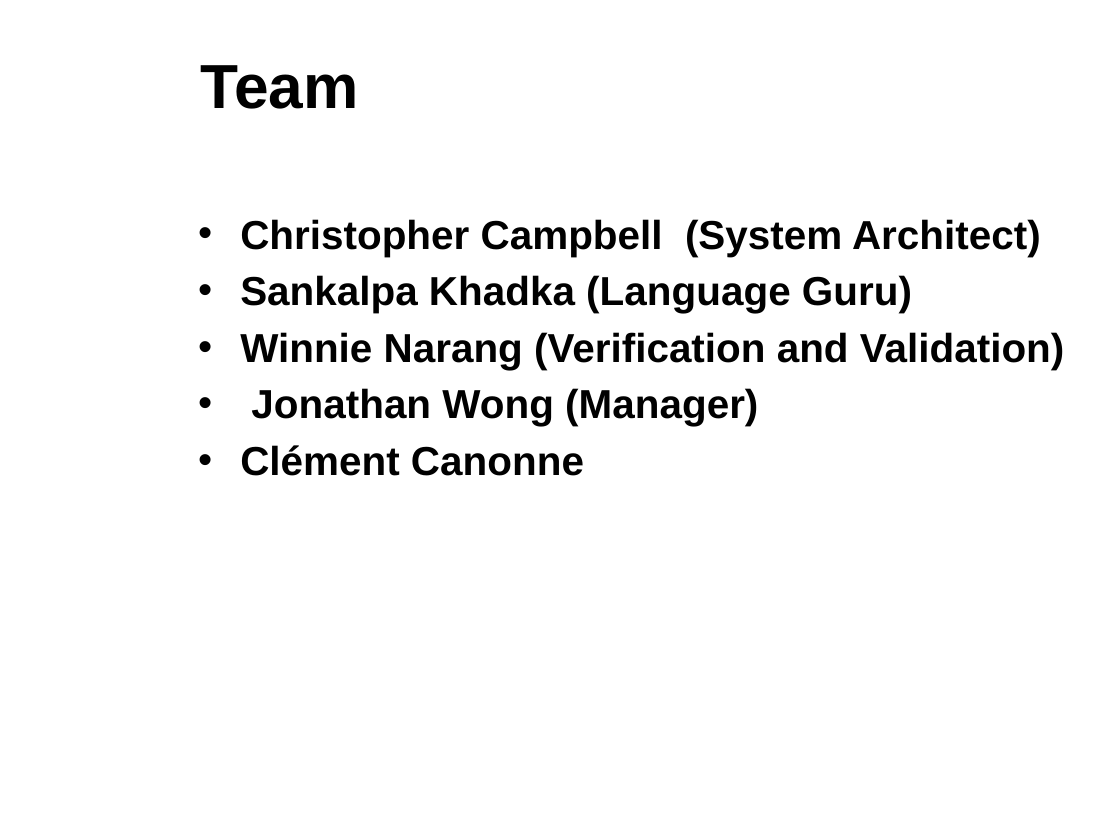
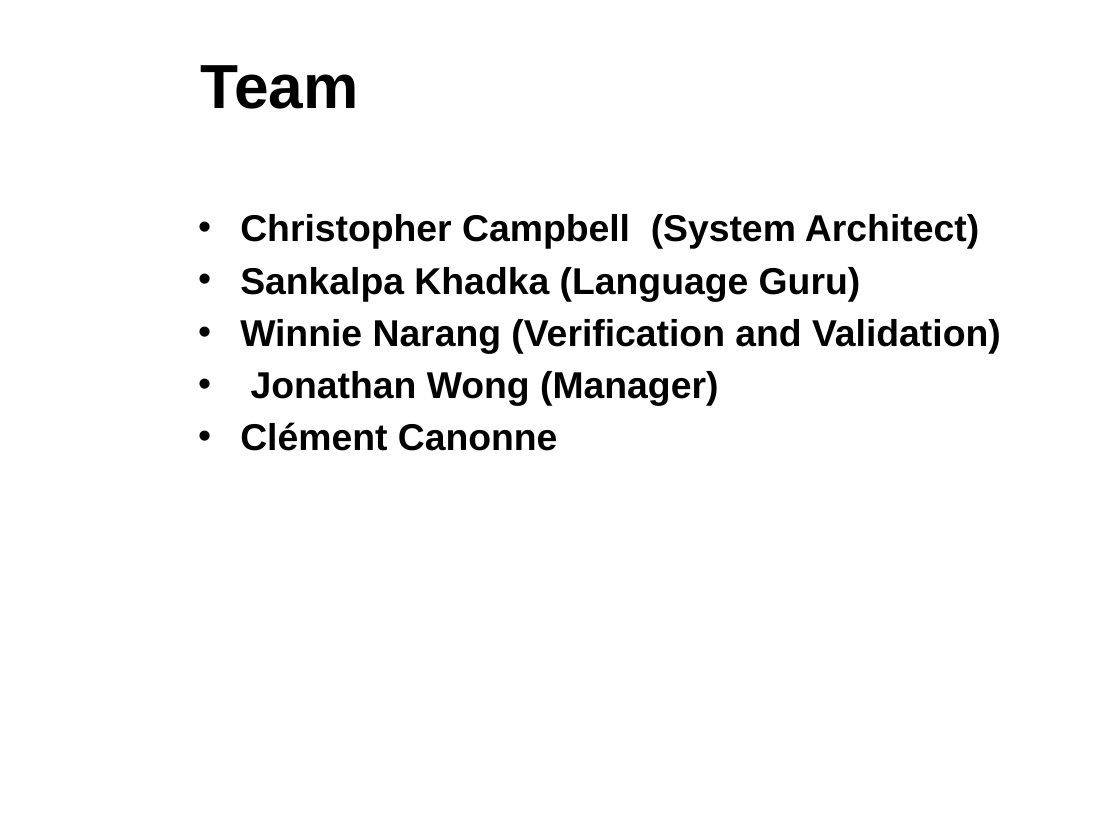
Before and after one commit to sdk21/PLT, a slide deck: slide 2 of Demo/Qlang.pptx. Drawn at 1120x840 pixels with LibreOffice and Linux fonts; fonts in the diff are those of the drawing; background and template pictures are left out. Boxes give left, top, right and bottom in pixels: in the first picture for what was removed or moved away, otherwise in the second. Text is boxed around its words. In the diff, an @@ line names an element or a change of style, - is before the commit and + after.

Commit message:
working on powerpoint2

```diff
--- a/Demo/Qlang.pptx
+++ b/Demo/Qlang.pptx
@@ text "Christopher Campbell (System Architect)" at box(240, 214, 1001, 451): size 26 to 24 pt @@
```
Also in this commit, not shown: 2 other slides changed, 1 slide added.
